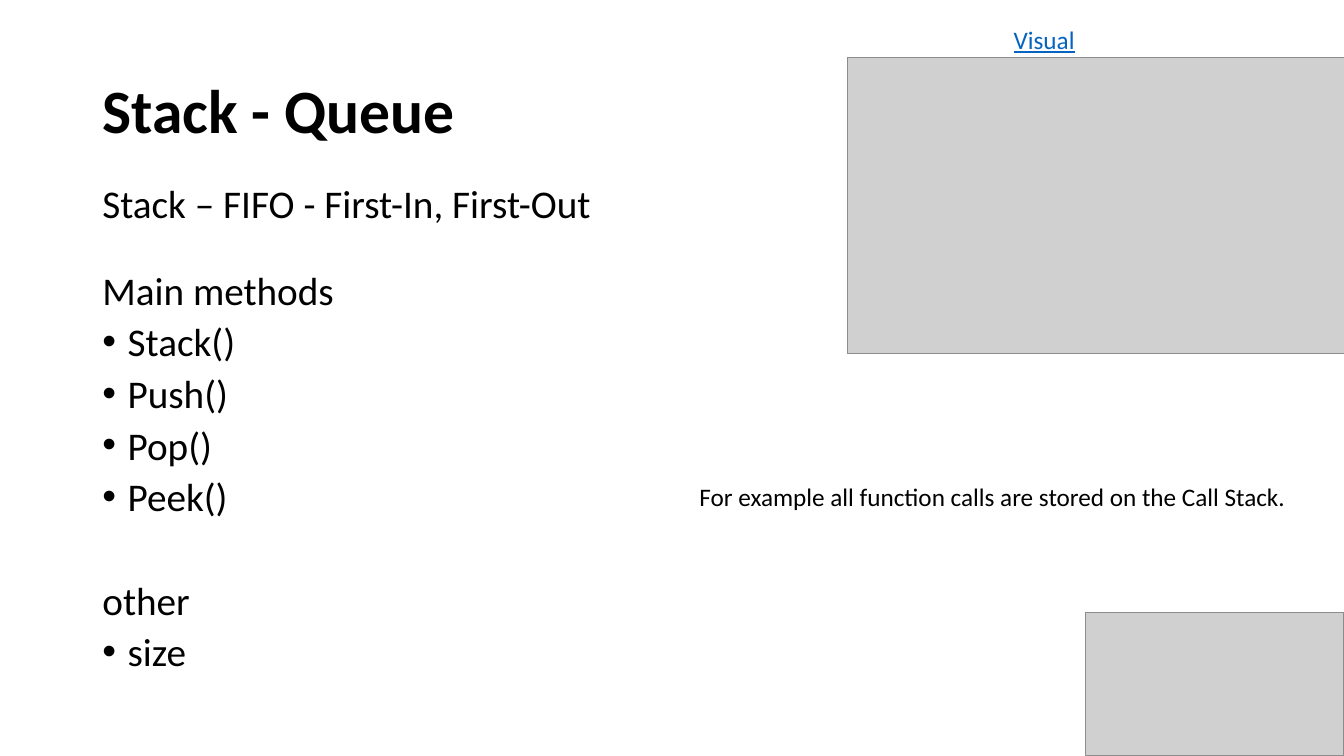
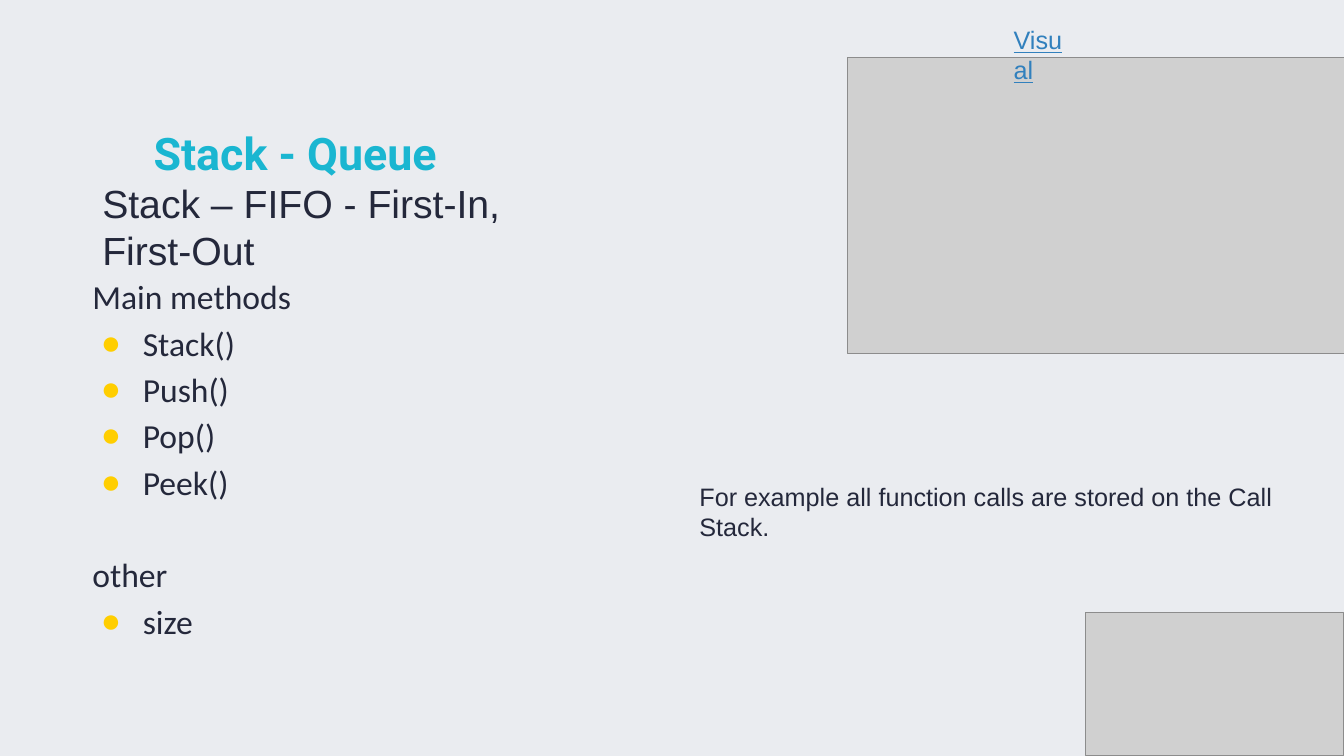
Before and after one commit to TigranVardanyan/Algorithms-and-Data-structures, a slide deck: slide 12 of ds&a.pptx (slide 11 before the commit). Drawn at 1344x756 pixels with LibreOffice and Linux fonts; fonts in the diff are those of the drawing; grey boxes stand for pictures. Boxes give left, top, right and bottom in pixels: in the first picture for what was removed or moved away, otherwise in the second. Text is boxed around its words. In the diff, an @@ line names an element or a change of style, - is before the commit and + after.

```diff
--- a/ds&a.pptx
+++ b/ds&a.pptx
@@ background #FFFFFF to #EAECF0 @@
@@ text "Visual" at bbox=[1004, 19, 1086, 59]: font Calibri to Arial, text colour #0563C1 to #3180BD @@
@@ title "Stack - Queue": place and size @@
-title "Stack - Queue" at bbox=[102, 89, 455, 141]
+title "Stack - Queue" at bbox=[154, 136, 436, 176]
@@ title "Stack - Queue" at bbox=[154, 136, 436, 176]: size 44 to 32 pt, font Calibri to Roboto, text colour #000000 to #1AB6D1 @@
@@ text "Stack – FIFO - First-In, ..." at bbox=[102, 189, 501, 266]: font Calibri to Arial, text colour #000000 to #24283B @@
@@ text "Main methods" at bbox=[92, 285, 291, 635]: size 28 to 24 pt, text colour #000000 to #24283B; line spacing 0.8 to 1.15; less space between paragraphs; bullet • to ● @@
@@ text "For example all function calls ..." at bbox=[699, 487, 1271, 512]: font Calibri to Arial, text colour #000000 to #24283B @@
```
Also in this commit, not shown: 21 other slides changed, 1 slide added.
